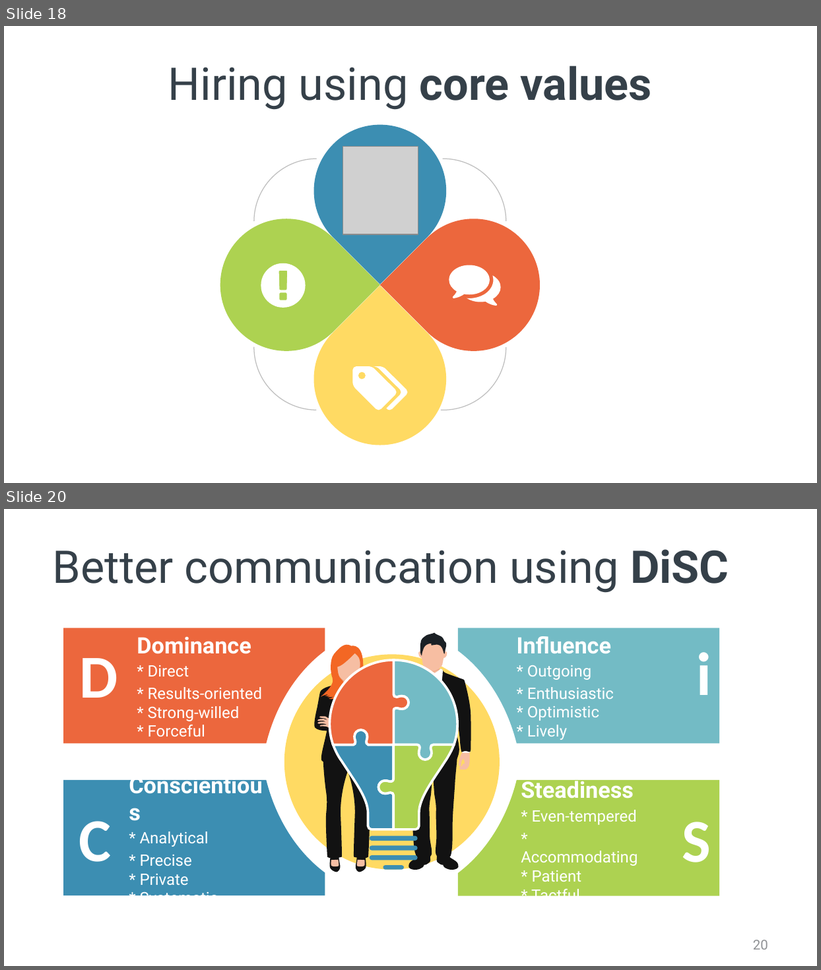
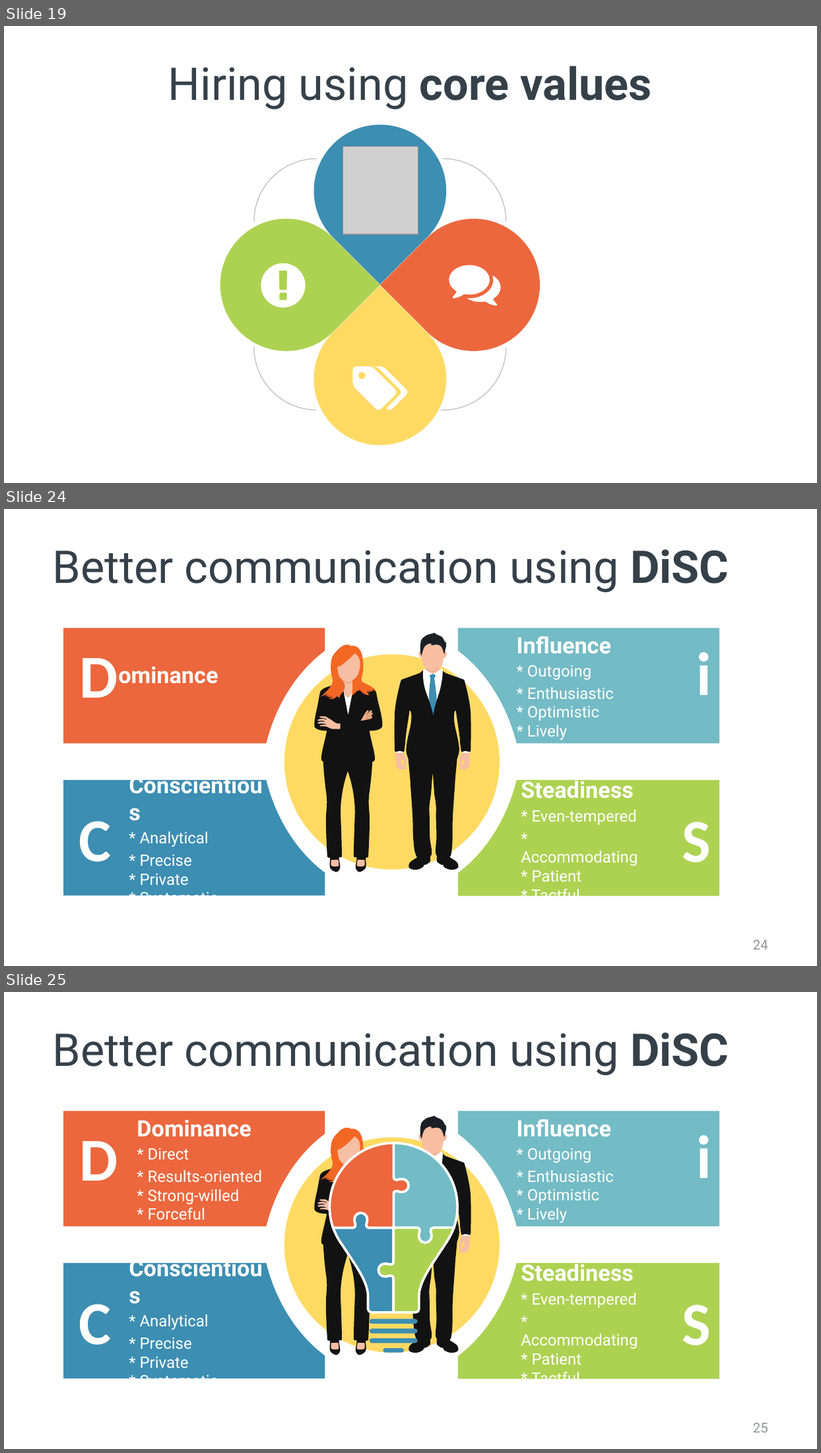
Before and after one commit to spetryjohnson/Talk---Hiring--Firing--and-Inspiring, a slide deck: Hiring, Firing, and Inspiring.pptx. Shown one above the other, each under a label of ours: slides 18 and 20 before the commit, slides 19, 24 and 25 after it; the slides between them are not shown. The pictures are 821x970 and 821x1453 pixels, drawn with LibreOffice and Linux fonts; fonts in the diff are those of the drawing; grey boxes stand for pictures. Boxes give left, top, right and bottom in pixels: in the first picture for what was removed or moved away, otherwise in the second. Text is boxed around its words. In the diff, an @@ line names an element or a change of style, - is before the commit and + after.

```diff
--- a/Hiring, Firing, and Inspiring.pptx
+++ b/Hiring, Firing, and Inspiring.pptx
@@ slide 24 added at (4, 509, 817, 966), background #FFFFFF @@
@@ title added at (53, 549, 729, 593), 40 pt, text #354049 @@
+Better communication using DiSC
@@ freeform shape added at (63, 628, 325, 743), fill #EC673D @@
@@ freeform shape added at (457, 628, 719, 743), fill #73BBC5 @@
@@ text added at (517, 636, 614, 740), 14 pt, text #FFFFFF @@
+Influence
+* Outgoing
+* Enthusiastic
+* Optimistic
+* Lively
@@ text added at (79, 658, 118, 698), 54 pt, text #FFFFFF, bold @@
+D
@@ text added at (118, 666, 218, 684), 20 pt, text #FFFFFF, bold @@
+ominance
@@ freeform shape added at (284, 655, 500, 870), fill #FFDA63 @@
@@ text added at (696, 652, 712, 695), 54 pt, text #FFFFFF, bold @@
+i
@@ freeform shape added at (63, 780, 325, 896), fill #3C8EB2 @@
@@ freeform shape added at (457, 780, 719, 897), fill #ADD251 @@
@@ text added at (521, 778, 638, 896), 14 pt, text #FFFFFF @@
+Steadiness
+* Even-tempered
+* Accommodating
+* Patient
+* Tactful
@@ text added at (79, 821, 112, 862), 54 pt, text #FFFFFF, bold @@
+C
@@ text added at (682, 822, 712, 863), 54 pt, text #FFFFFF, bold @@
+S
@@ text added at (140, 832, 218, 896), 14 pt, text #FFFFFF @@
+Conscientious
+* Analytical
+* Precise
+* Private
+* Systematic
@@ group added at (313, 632, 471, 873): 30 freeform shapes, 1 rectangle @@
@@ page number added at (753, 940, 768, 950), 12 pt, text #909395 @@
+24
@@ what was slide 18 is now slide 19 @@
@@ what was slide 20 is now slide 25 @@
@@ page number at (753, 1423, 768, 1433): text changed @@
-20
+25
```
Also in this commit, not shown: 6 slides changed, 4 other slides added.
